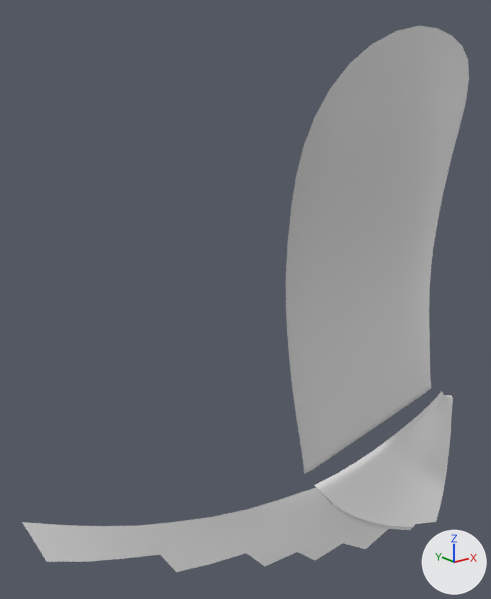
The OBJ model PadForge.App/3DModels/XboxSeries/DaystrikeCamo/Decal-Shoulder-Left-Trigger.obj: old version first, new version second.
Both versions are drawn from a 50 mm camera at (-64.0, -68.2, 8.7) aimed at (-44.5, -43.9, -1.1). The lights are fixed; the arrows at lower right show +X, +Y and +Z. The first picture is the older version. Where no turn or scale is listed for an object, it has been applied to the vertices.

Names of what the first picture shows: 'Decal-Shoulder-Left-Trigger'.
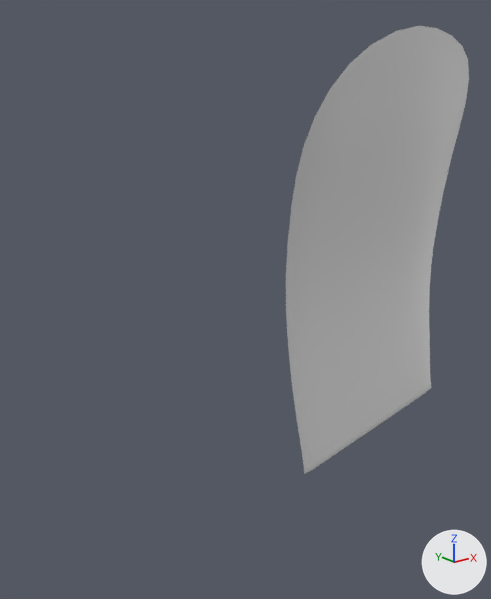
Location of each change, [x1, y1, x2, y2] in pixels of the pictures (491 x 599 px):
'Decal-Shoulder-Left-Trigger', reshaped (59% narrower, 18% shorter): before [22, 26, 469, 572]; after [286, 26, 469, 474]
part 1 of me_decal_shoulder_left_trigger, deleted: before [314, 391, 453, 527]
part 2 of me_decal_shoulder_left_trigger, deleted: before [22, 488, 412, 572]

Edits to the bpy script that builds the scene:
```text
Change me_decal_shoulder_left_trigger:
    used by ob_decal_shoulder_left_trigger; location = (0.0, 0.0, 0.0)
    remove me_decal_shoulder_left_trigger.from_pydata(...)  # 440 vertices, 372 faces; spans x -54.6..-31.3, y -51.6..-39.1, z -13.7..10.8
    add me_decal_shoulder_left_trigger.from_pydata(...)  # 235 vertices, 208 faces; spans x -46.5..-34.0, y -51.6..-47.3, z -9.3..10.8
    me_decal_shoulder_left_trigger part 1: the loose piece of 140 vertices spanning x -43.8..-31.3, y -50.3..-47.0, z -13.4..-7.5 is deleted
    me_decal_shoulder_left_trigger part 2: the loose piece of 65 vertices spanning x -54.6..-38.2, y -50.0..-39.1, z -13.7..-9.5 is deleted
```
